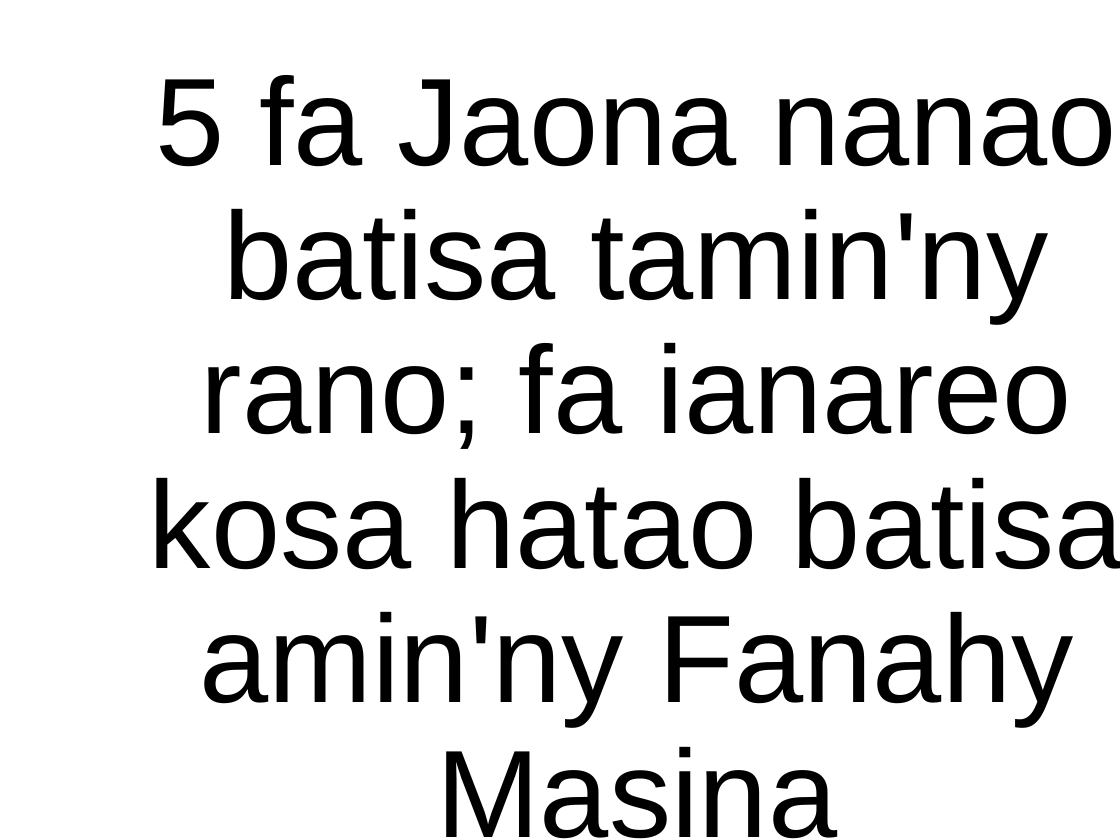
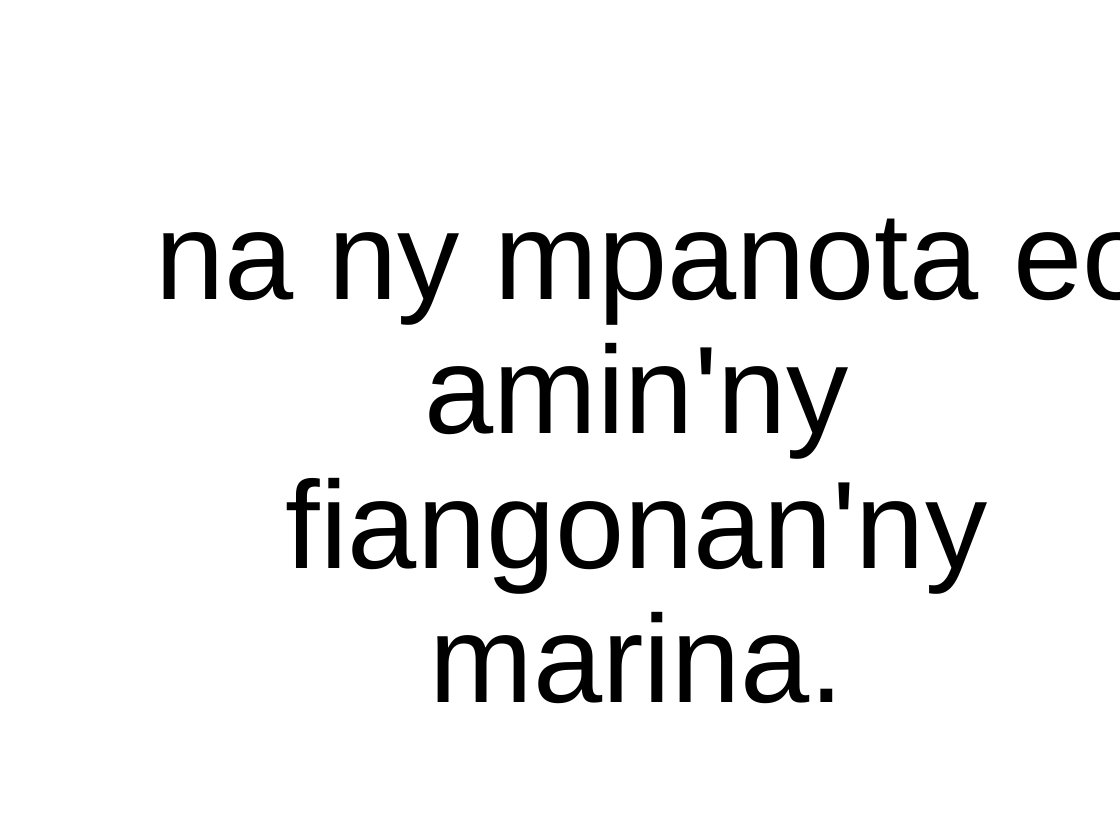
Before and after one commit to tsioryrovantsoa/baiboly-to-powerpoint, a slide deck: slide 11 of test.pptx. Drawn at 1120x840 pixels with LibreOffice and Linux fonts; fonts in the diff are those of the drawing; background and template pictures are left out. Boxes give left, top, right and bottom in pixels: in the first picture for what was removed or moved away, otherwise in the second. Text is boxed around its words. In the diff, an @@ line names an element or a change of style, - is before the commit and + after.

```diff
--- a/test.pptx
+++ b/test.pptx
@@ title at (x1=156, y1=218, x2=1120, y2=704): text changed @@
-5 fa Jaona nanao batisa tamin'ny rano; fa ianareo kosa hatao batisa amin'ny Fanahy Masina
+na ny mpanota eo amin'ny fiangonan'ny marina.
```
Also in this commit, not shown: 6 other slides changed, 4 slides added, 5 slides removed, 3 other files.
